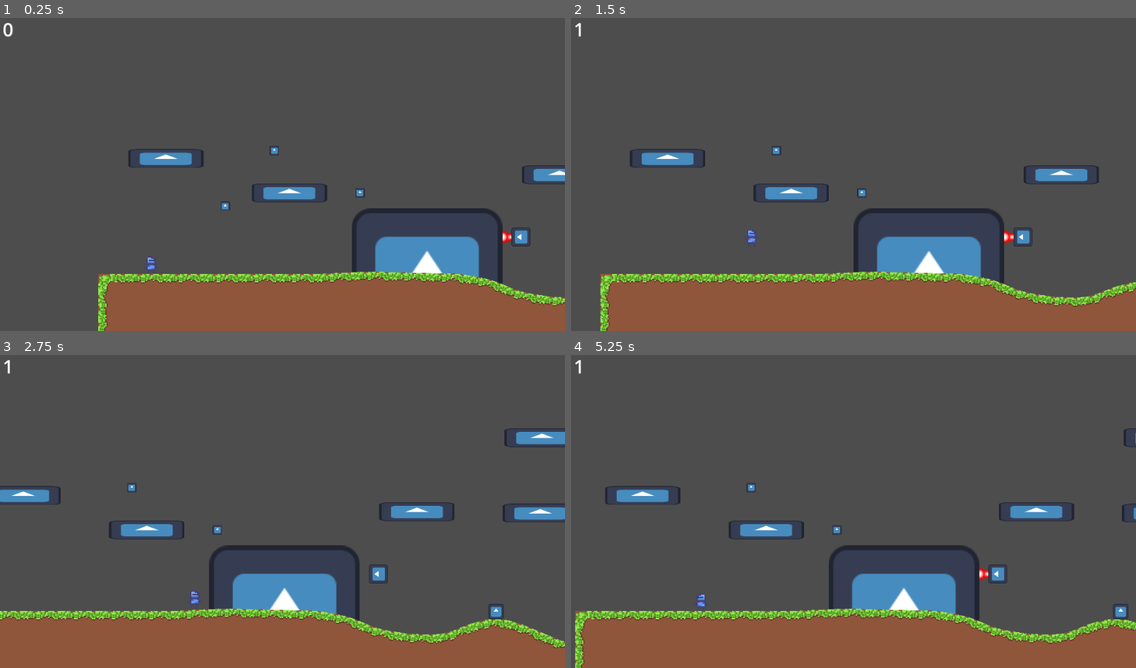
Above: before the commit, frames 1-4 (two rows, left to right).
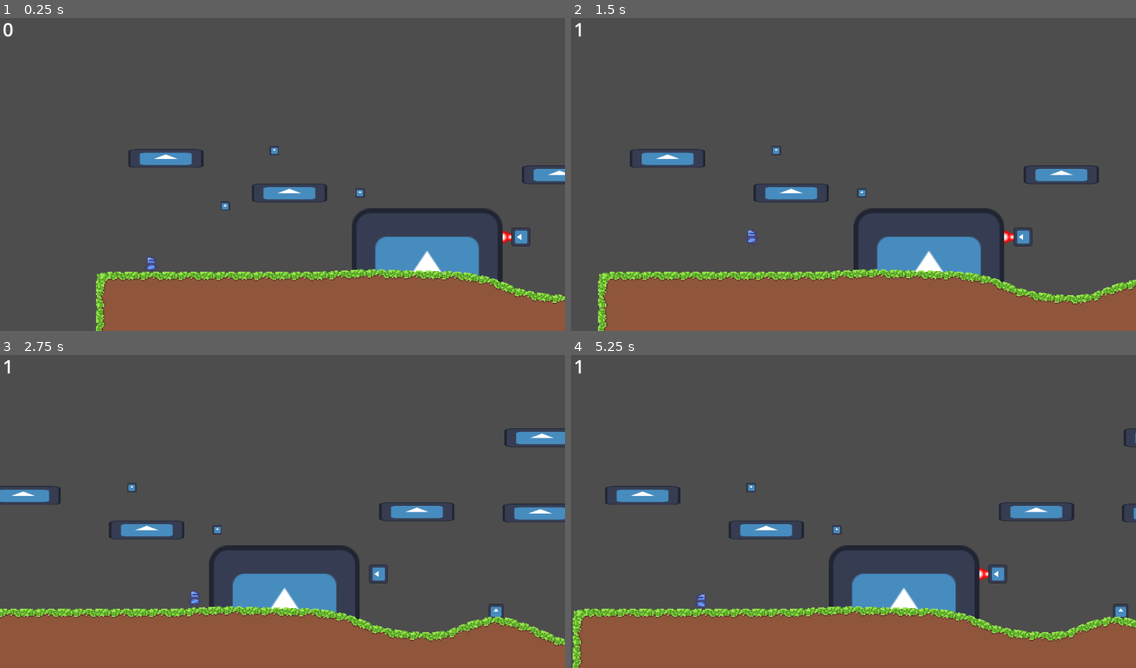
Above: after the commit, the same moments.

Repository: charliegregg/TriJamTTT
Game: Godot game, scene res://levels/level_1.tscn
Two runs of this game, one before a commit and one after it. Both use one fixed random seed, a clock stepped at 60 frames per second and the inputs below. The engine's default icon, where the game draws it, is replaced by a stand-in: a white triangle on a blue panel in a dark square.
Inputs (mouse positions are in pixels of both pictures, inside the frame that each line leads up to):
- Up to frame 1 (0.25 s): no input
- Up to frame 2 (1.5 s): tap Enter at 0.5 s; move the mouse to (977, 155) at 0.52 s; hold D (move_right) 0.53-1.25 s; hold Alt 0.53-1.25 s; click (977, 155) at 0.67 s; tap Space (move_jump) at 0.77 s; drag from (740, 187) to (881, 193) at 1.27 s
- Up to frame 3 (2.75 s): move the mouse to (339, 439) at 2.02 s; hold D (move_right) from 2.03 s (still down); hold Ctrl from 2.03 s (still down)
- Up to frame 4 (5.25 s): release D (move_right) at 2.75 s; release Ctrl at 2.75 s; drag from (825, 574) to (717, 520) at 2.77 s; move the mouse to (1023, 558) at 3.52 s; hold A (move_left) 3.53-4.25 s; hold Alt 3.53-4.25 s; tap Space (move_jump) at 3.77 s; drag from (684, 461) to (1062, 611) at 4.27 s; move the mouse to (881, 508) at 5.02 s; hold A (move_left) from 5.03 s (still down); hold Ctrl from 5.03 s (still down); click (881, 508) at 5.17 s

The runs differ from the first frame. In frame 1, 2.6% of the frame differs, in the area x 17-100%, y 80-100%; in frame 2, 3.0%; in frame 3, 2.9%; in frame 4, 3.1%, in the area x 0-100%, y 80-100%.

Commit message:
have it all

Diff:
--- a/levels/level.tscn
+++ b/levels/level.tscn
@@ -306,7 +306,7 @@
 
 [node name="CollisionPolygon2D2" type="CollisionPolygon2D" parent="Level"]
 visible = false
-polygon = PackedVector2Array(6509.22, 501.097, 6703.62, 503.801, 6892.68, 489.48, 6994.49, 473.289, 7095.19, 449.125, 7190.37, 416.485, 7279.38, 375.683, 7363.33, 326.484, 7443.36, 268.652, 7520.58, 201.951, 7596.11, 126.146, 7746.6, -53.7205, 7782.72, -95.6102, 7812.11, -138.424, 7835.66, -181.979, 7854.27, -226.09, 7880.2, -315.245, 7931.84, -576.906, 7945.98, -617.736, 7964.06, -657.281, 7986.99, -695.355, 8015.65, -731.776, 8033.58, -749.217, 8055.42, -766.01, 8080.89, -782.162, 8109.74, -797.677, 8176.62, -826.815, 8254.02, -853.467, 8628.68, -935.995, 9010.77, -981.93, 9271.42, - …(918 unchanged characters)…
+polygon = PackedVector2Array(6509.22, 501.097, 6703.61, 503.801, 6892.68, 489.48, 6994.49, 473.289, 7095.19, 449.126, 7190.37, 416.485, 7279.38, 375.683, 7363.33, 326.484, 7443.36, 268.652, 7520.58, 201.951, 7596.11, 126.146, 7746.6, -53.7204, 7782.72, -95.6102, 7812.1, -138.424, 7835.66, -181.979, 7854.27, -226.09, 7880.2, -315.245, 7931.85, -576.906, 7945.98, -617.736, 7964.06, -657.28, 7986.99, -695.355, 8015.65, -731.776, 8033.59, -749.216, 8055.42, -766.01, 8080.89, -782.162, 8109.75, -797.677, 8176.62, -826.815, 8254.02, -853.467, 8628.69, -935.995, 9010.77, -981.93, 9271.42, - …(918 unchanged characters)…
 
 [node name="CamAnch" type="Node2D" parent="."]
 position = Vector2(449, -156)
--- a/scenes/player.tscn
+++ b/scenes/player.tscn
@@ -95,7 +95,7 @@
 }]
 
 [node name="Player" type="CharacterBody2D"]
-z_index = 15
+z_index = 1
 scale = Vector2(0.5, 0.5)
 collision_layer = 4
 floor_max_angle = 0.523599
--- /dev/null
+++ b/scenes/title_card.tscn
@@ -0,0 +1,7 @@
+[gd_scene load_steps=2 format=3 uid="uid://4kkhhna4s7ut"]
+
+[sub_resource type="LabelSettings" id="LabelSettings_td7jj"]
+
+[node name="title_card" type="Label"]
+text = "There's too many"
+label_settings = SubResource("LabelSettings_td7jj")
Not shown: 18 places in levels/level.tscn that only renumber resources
Binary file added: resources/AppleTea-z8R1a.ttf
Not shown, added: resources/AppleTea-z8R1a.ttf.import
Binary file changed: resources/grass_corner.png
Binary file changed: resources/grass_top.png
Not shown: 22 places in resources/level_part_a.tres that only renumber resources
